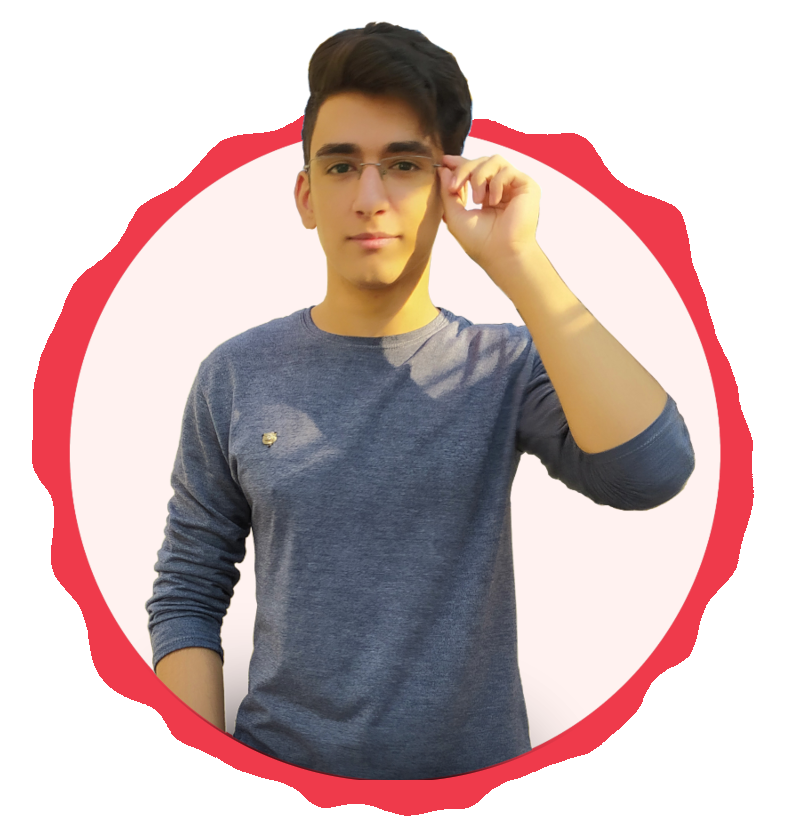
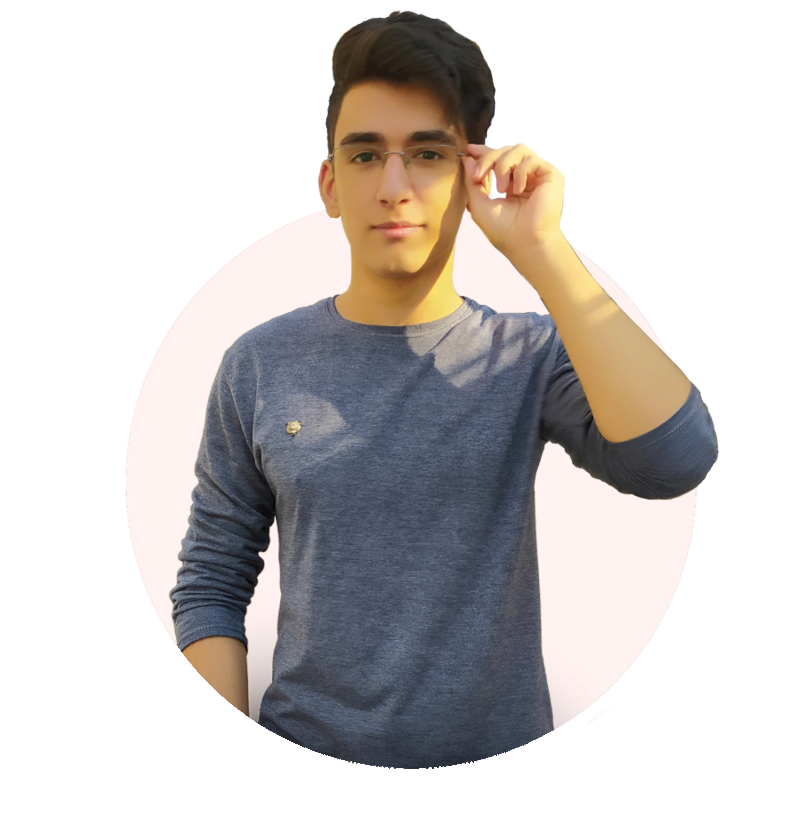
The second 800px x 836px image is a revision of the first. Changes to its layers:
painted on "omid.png" over [130, 10, 720, 780]
painted on "Layer" over [69, 126, 721, 780]
hid "frame", painted on it over [32, 88, 754, 816]
